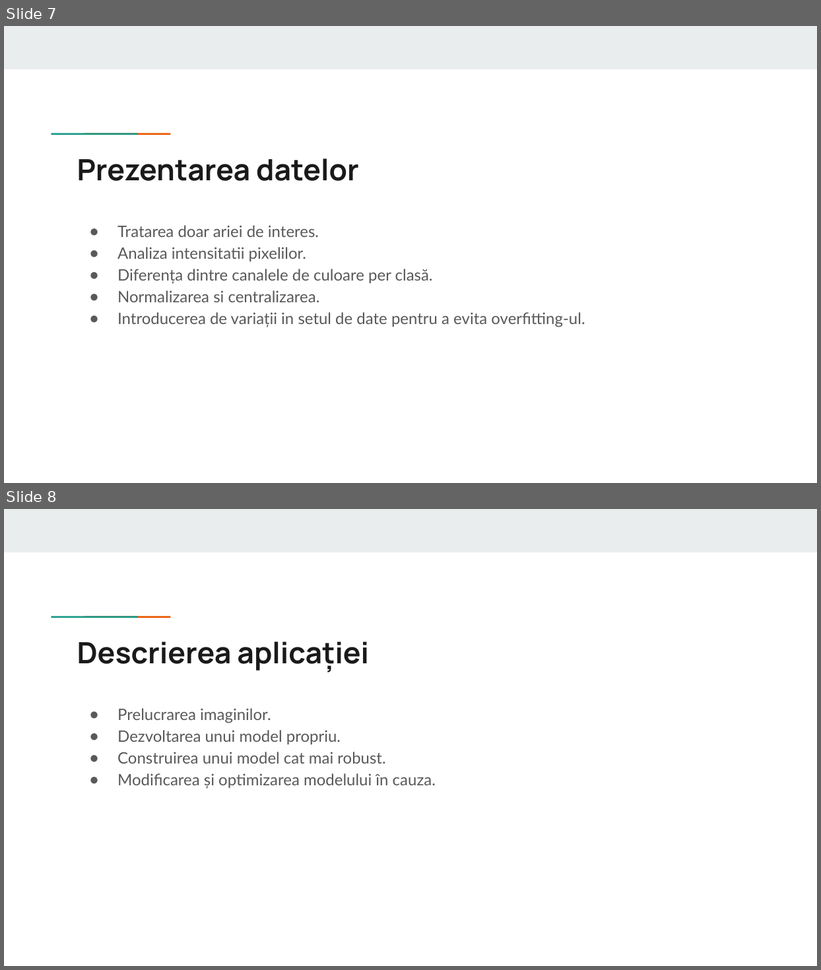
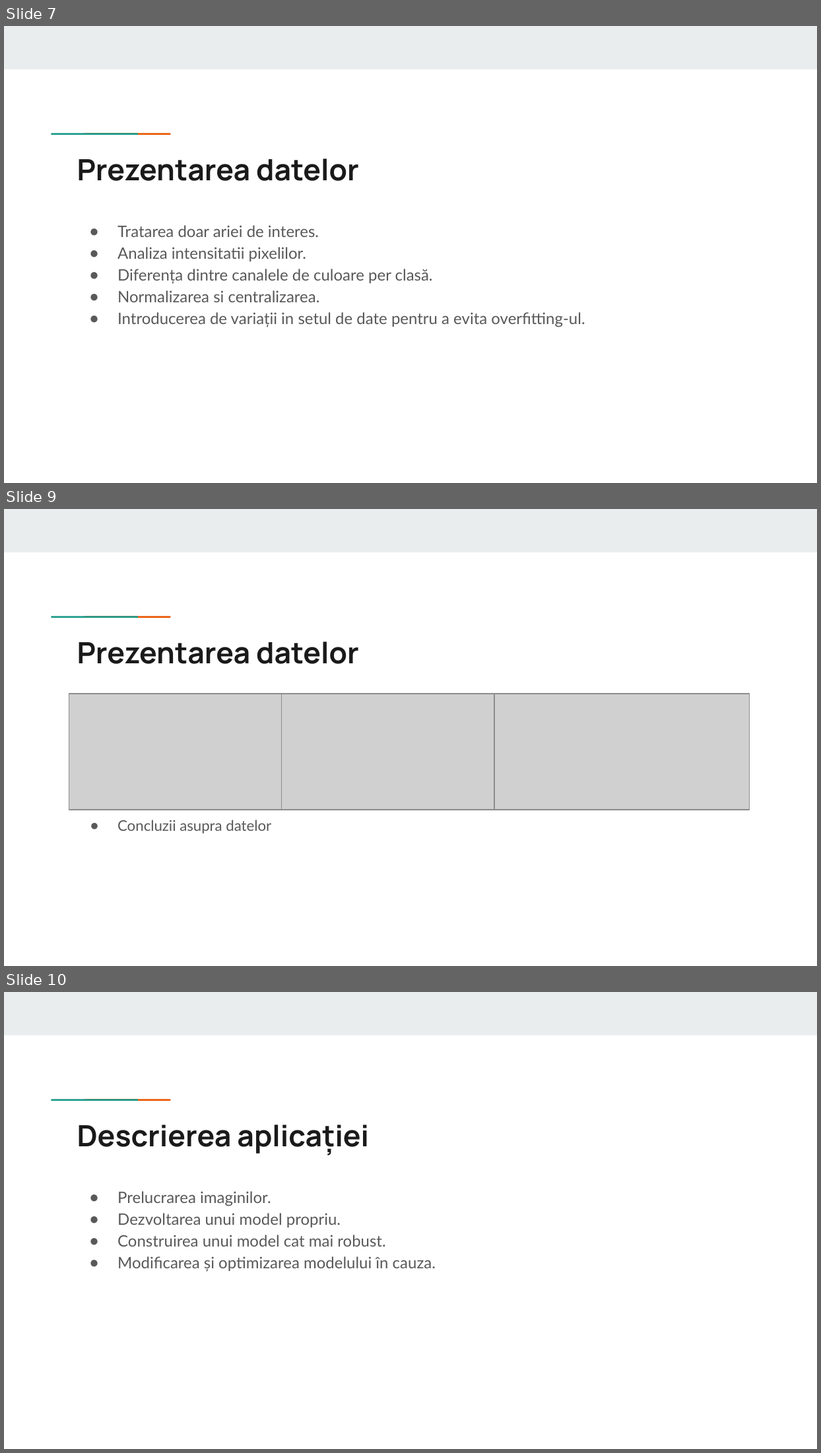
Before and after one commit to alexandruchiorianu/Cancer-ScanNet, a slide deck: Prezentare Licenta.pptx. Shown one above the other, each under a label of ours: slides 7 and 8 before the commit, slides 7, 9 and 10 after it; the slides between them are not shown. The pictures are 821x970 and 821x1453 pixels, drawn with LibreOffice and Linux fonts; fonts in the diff are those of the drawing; grey boxes stand for pictures. Boxes give left, top, right and bottom in pixels: in the first picture for what was removed or moved away, otherwise in the second. Text is boxed around its words. In the diff, an @@ line names an element or a change of style, - is before the commit and + after.

```diff
--- a/Prezentare Licenta.pptx
+++ b/Prezentare Licenta.pptx
@@ slide 9 added at (x1=4, y1=509, x2=817, y2=966), background #FFFFFF; not listed: 3 template elements that a slide beside it also shows @@
@@ title added at (x1=77, y1=642, x2=359, y2=664), 26 pt, text #1A1A1A, bold @@
+Prezentarea datelor
@@ picture added at (x1=69, y1=694, x2=282, y2=810) @@
@@ picture added at (x1=281, y1=694, x2=494, y2=810) @@
@@ picture added at (x1=494, y1=694, x2=750, y2=810) @@
@@ text added at (x1=118, y1=820, x2=271, y2=834), 13 pt, text #595959 @@
+● Concluzii asupra datelor
@@ what was slide 8 is now slide 10 @@
```
Also in this commit, not shown: 2 other slides added.
